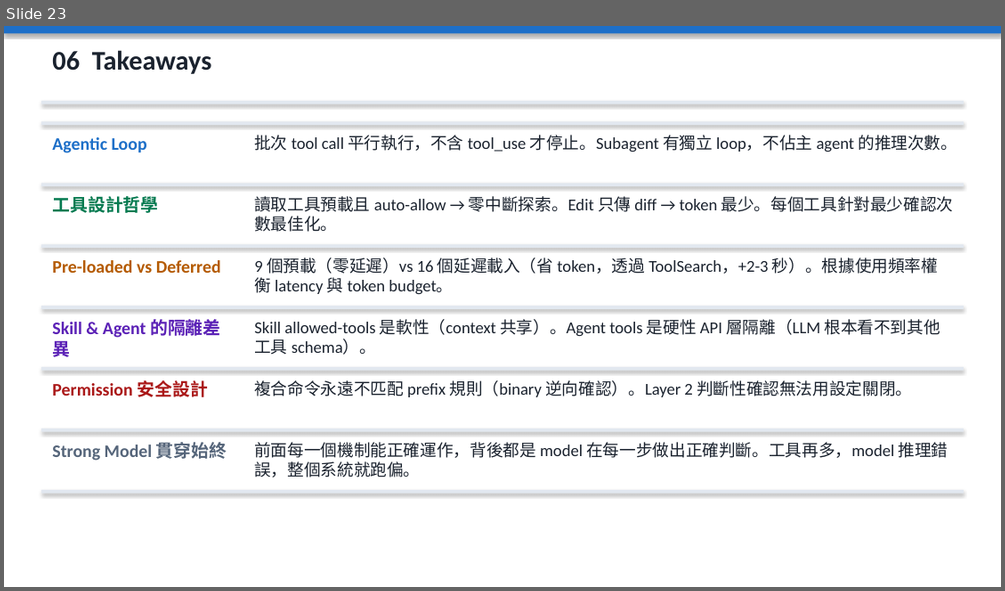
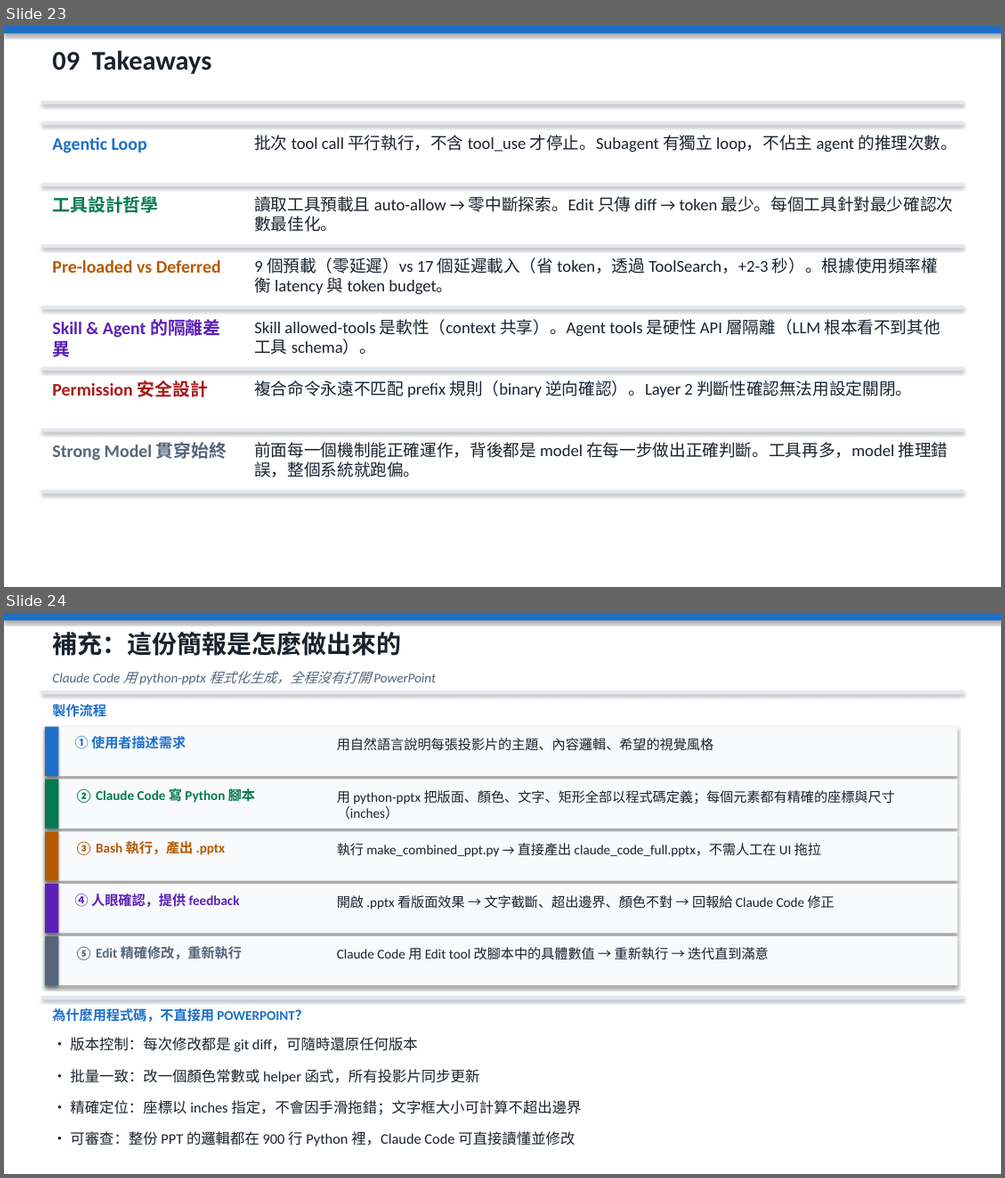
Before and after one commit to SunnyWenwen/reseach_claude_code, a slide deck: claude_code_full.pptx. Shown one above the other, each under a label of ours: slide 23 before the commit, slides 23 and 24 after it. The pictures are 1005x591 and 1005x1178 pixels, drawn with LibreOffice and Linux fonts; fonts in the diff are those of the drawing. Boxes give left, top, right and bottom in pixels: in the first picture for what was removed or moved away, otherwise in the second. Text is boxed around its words. In the diff, an @@ line names an element or a change of style, - is before the commit and + after.

Commit message:
feat(claude-config): Enhance Claude tools and prompt documentation
Refactor and expand Claude's local settings and update related documentation.

*   **`.claude/settings.local.json`**:
    *   Expanded allowed tools to include `WebFetch(domain:chatgpt.com)`, `WebSearch`, `Bash(python:*)`, `Bash(.venv/Scripts/python3 make_combined_ppt.py)`, `Bash(find:*)`, and `Bash(ping:*)`.
    *   Removed hardcoded `pip install` and specific script execution commands for greater flexibility.
*   **`.gitignore`**:
    *   Added `.venv` to the ignore list.
    *   Commented out old conversation directories.
*   **`analysis.md`**:
    *   Introduced new sections detailing `Prompt 與 Schema 原文`, including system prompt structure, tool descriptions, and input schemas.
    *   Expanded `模型行為` section to include `System Prompt 結構` details.
*   **`make_combined_ppt.py`**:
    *   Improved slide header layout and styling.
    *   Updated "Agent、Skill" section title to "Agent、Skill、Task".
    *   Added comprehensive documentation on `System Prompt Structure`, `Output Style` influence, `Special Environment Variables`, and `Feature Flags`.

```diff
--- a/claude_code_full.pptx
+++ b/claude_code_full.pptx
@@ slide 24 added at [4, 613, 1001, 1174], background #FFFFFF @@
@@ rectangle added at [4, 613, 1001, 620], fill #1D6FC8 @@
@@ text added at [52, 632, 401, 656], 24 pt, text #1A222E, bold @@
+補充：這份簡報是怎麼做出來的
@@ rectangle added at [41, 690, 963, 694], fill #E2E8F0 @@
@@ text added at [52, 671, 436, 685], 13 pt, text #55657A, italic @@
+Claude Code 用 python-pptx 程式化生成，全程沒有打開 PowerPoint
@@ text added at [52, 704, 106, 717], 13 pt, text #1D6FC8, bold @@
+製作流程
@@ rectangle added at [45, 727, 957, 776], fill #F8FAFC @@
@@ rectangle added at [45, 727, 58, 776], fill #1D6FC8 @@
@@ text added at [75, 736, 186, 749], 13 pt, text #1D6FC8, bold @@
+① 使用者描述需求
@@ text added at [337, 738, 714, 751], 13 pt, text #1A222E @@
+用自然語言說明每張投影片的主題、內容邏輯、希望的視覺風格
@@ rectangle added at [45, 779, 957, 828], fill #F8FAFC @@
@@ rectangle added at [45, 779, 58, 828], fill #057A50 @@
@@ text added at [75, 787, 255, 804], 13 pt, text #057A50, bold @@
+② Claude Code 寫 Python 腳本
@@ text added at [337, 790, 895, 819], 13 pt, text #1A222E @@
+用 python-pptx 把版面、顏色、文字、矩形全部以程式碼定義；每個元素都有精確的座標與尺寸（inches）
@@ rectangle added at [45, 831, 957, 881], fill #F8FAFC @@
@@ rectangle added at [45, 831, 58, 881], fill #B45A00 @@
@@ text added at [75, 841, 225, 855], 13 pt, text #B45A00, bold @@
+③ Bash 執行，產出 .pptx
@@ text added at [337, 843, 821, 857], 13 pt, text #1A222E @@
+執行 make_combined_ppt.py → 直接產出 claude_code_full.pptx，不需人工在 UI 拖拉
@@ rectangle added at [45, 884, 957, 933], fill #F8FAFC @@
@@ rectangle added at [45, 884, 58, 933], fill #5B21B6 @@
@@ text added at [75, 893, 240, 907], 13 pt, text #5B21B6, bold @@
+④ 人眼確認，提供 feedback
@@ text added at [337, 895, 834, 909], 13 pt, text #1A222E @@
+開啟 .pptx 看版面效果 → 文字截斷、超出邊界、顏色不對 → 回報給 Claude Code 修正
@@ rectangle added at [45, 936, 957, 985], fill #F8FAFC @@
@@ rectangle added at [45, 936, 58, 985], fill #55657A @@
@@ text added at [75, 946, 242, 960], 13 pt, text #55657A, bold @@
+⑤ Edit 精確修改，重新執行
@@ text added at [337, 947, 769, 960], 13 pt, text #1A222E @@
+Claude Code 用 Edit tool 改腳本中的具體數值 → 重新執行 → 迭代直到滿意
@@ rectangle added at [41, 996, 963, 999], fill #E2E8F0 @@
@@ text added at [52, 1008, 308, 1022], 13 pt, text #1D6FC8, bold @@
+為什麼用程式碼，不直接用 POWERPOINT？
@@ text added at [70, 1037, 418, 1052], 14 pt, text #1A222E @@
+• 版本控制：每次修改都是 git diff，可隨時還原任何版本
@@ text added at [70, 1069, 479, 1084], 14 pt, text #1A222E @@
+• 批量一致：改一個顏色常數或 helper 函式，所有投影片同步更新
@@ text added at [70, 1100, 581, 1115], 14 pt, text #1A222E @@
+• 精確定位：座標以 inches 指定，不會因手滑拖錯；文字框大小可計算不超出邊界
@@ text added at [70, 1131, 574, 1146], 14 pt, text #1A222E @@
+• 可審查：整份 PPT 的邏輯都在 900 行 Python 裡，Claude Code 可直接讀懂並修改
@@ slide 23 changed as well @@
@@ text at [52, 50, 212, 74]: text changed @@
-06 Takeaways
+09 Takeaways
@@ text at [254, 257, 938, 294]: text changed @@
-9 個預載（零延遲）vs 16 個延遲載入（省 token，透過 ToolSearch，+2-3 秒）。根據使用頻率權衡 latency 與 token budget。
+9 個預載（零延遲）vs 17 個延遲載入（省 token，透過 ToolSearch，+2-3 秒）。根據使用頻率權衡 latency 與 token budget。
```
Also in this commit, not shown: 14 other slides changed, 6 other files.
